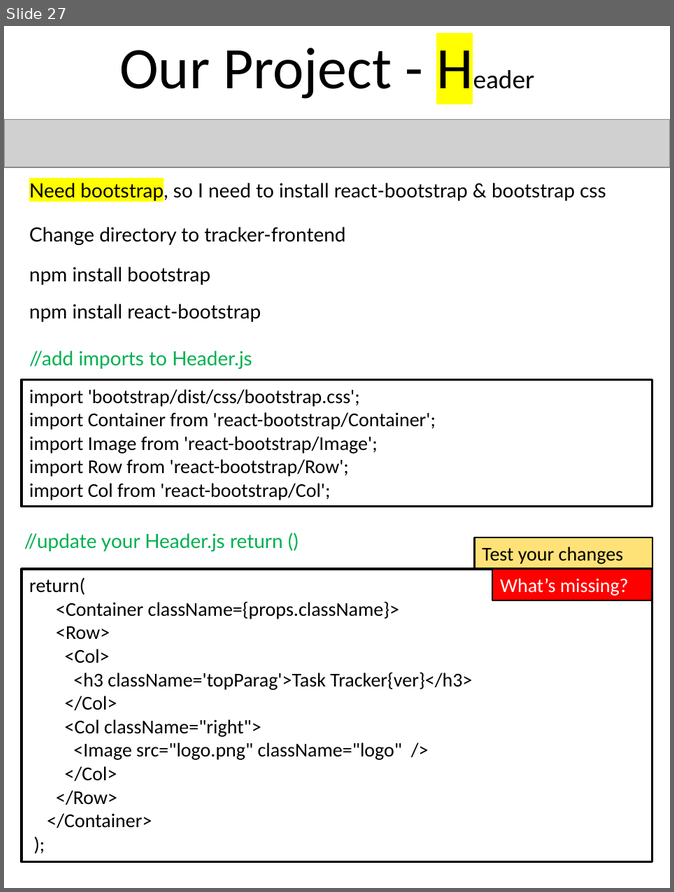
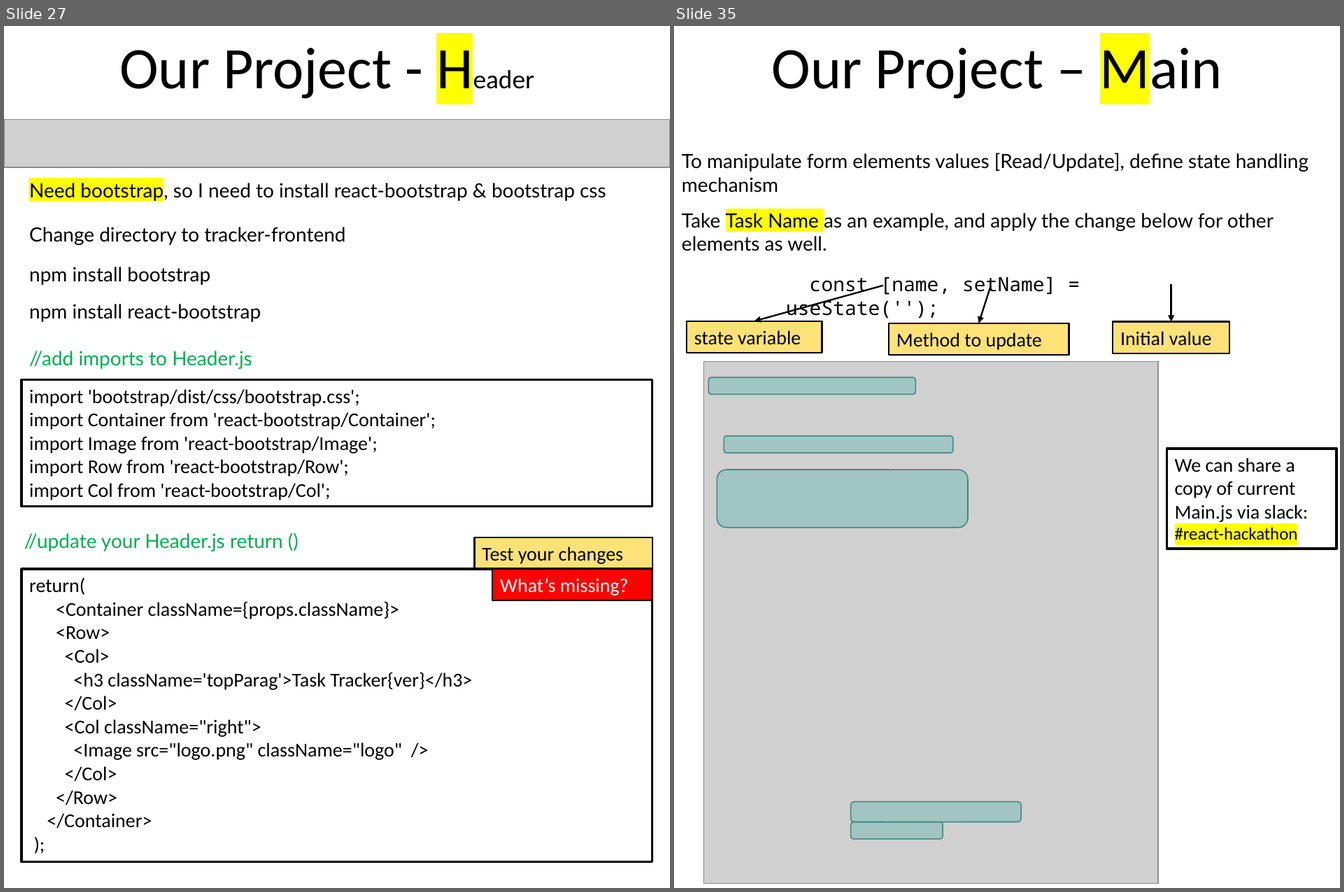
Before and after one commit to scorpion0511/mytracker, a slide deck: doc/React.pptx. Shown side by side, each under a label of ours: slide 27 before the commit, slides 27 and 35 after it; the slides between them are not shown. The pictures are 674x892 and 1344x892 pixels, drawn with LibreOffice and Linux fonts; fonts in the diff are those of the drawing; grey boxes stand for pictures. Boxes give left, top, right and bottom in pixels: in the first picture for what was removed or moved away, otherwise in the second. Text is boxed around its words. In the diff, an @@ line names an element or a change of style, - is before the commit and + after.

```diff
--- a/doc/React.pptx
+++ b/doc/React.pptx
@@ slide 35 added at (674,26,1340,888), background #FFFFFF @@
@@ text added at (771,40,1223,102), 54 pt, text #000000 @@
+Our Project – Main
@@ text added at (682,153,1309,193), 18 pt, text #000000 @@
+To manipulate form elements values [Read/Update], define state handling mechanism
@@ text added at (682,213,1274,251), 18 pt, text #000000 @@
+Take Task Name as an example, and apply the change below for other elements as well.
@@ text added at (786,277,1056,319), 18 pt, text #000000 @@
+const [name, setName] = useState('');
@@ arrow added from (883, 286) to (754, 321), #000000 1.5 pt @@
@@ arrow added from (990, 286) to (979, 323), #000000 1.5 pt @@
@@ arrow added from (1171, 284) to (1171, 321), #000000 1.5 pt @@
@@ rectangle added at (687,321,822,353), fill #FFE277, outline #000000 1.5 pt, 18 pt, text #000000 @@
+state variable
@@ rectangle added at (889,323,1069,354), fill #FFE277, outline #000000 1.5 pt, 18 pt, text #000000 @@
+Method to update
@@ rectangle added at (1113,321,1230,353), fill #FFE277, outline #000000 1.5 pt, 18 pt, text #000000 @@
+Initial value
@@ picture added at (704,361,1158,884) @@
@@ rounded rectangle added at (708,377,915,394), fill #58B4AE at 39% opacity, outline #418581 1 pt @@
@@ rounded rectangle added at (724,436,954,453), fill #58B4AE at 39% opacity, outline #418581 1 pt @@
@@ rectangle added at (1167,449,1336,549), outline #000000 2.25 pt, 18 pt, text #000000 @@
+We can share a copy of current Main.js via slack:
+#react-hackathon
@@ rounded rectangle added at (717,470,968,528), fill #58B4AE at 39% opacity, outline #418581 1 pt @@
@@ rounded rectangle added at (851,802,1021,823), fill #58B4AE at 39% opacity, outline #418581 1 pt @@
@@ rounded rectangle added at (851,823,943,840), fill #58B4AE at 39% opacity, outline #418581 1 pt @@
```
Also in this commit, not shown: 2 slides changed, 6 other slides added.
